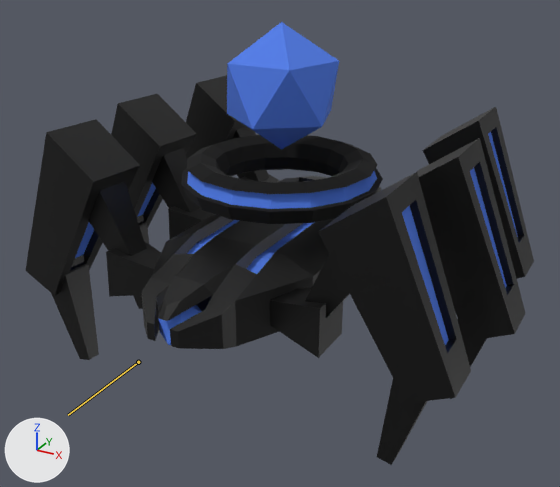
An edit to the FBX model src/assets/robot.fbx, drawn before and after from the same camera.
Before and after are seen from a camera (50 mm lens) standing at (4.4, -8.04, 5.56) and looking at (0.08, -0.18, 1.62). The lights are fixed; the arrows at lower left show +X, +Y and +Z. Both versions are drawn at frame 1 of the action 'Armature.001|_Default'; the numbers are the values there. The bones that change are drawn over the model as lines.
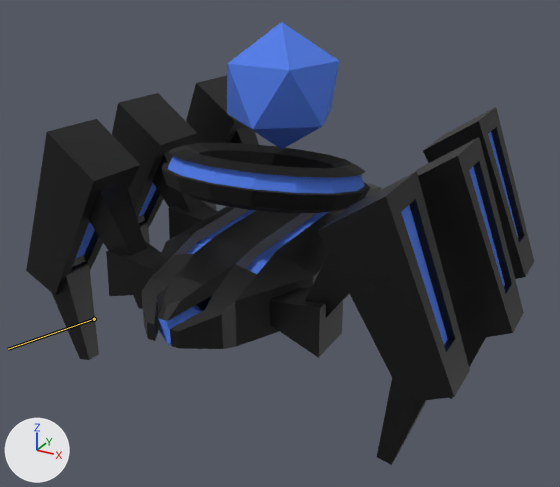
What differs and where, as boxes [x1, y1, x2, y2] in the pictures (560 x 487 px):
'Torus', posed (21% shorter): before [181, 135, 383, 224]; after [162, 143, 370, 213]
bone 'Ring', root to tip: before (138, 362) to (68, 415); after (94, 319) to (8, 349)

Patch to the scene script:
```diff
--- a/src/assets/robot.fbx.py
+++ b/src/assets/robot.fbx.py
@@ bone_ring @@
 bone_ring = bpy.data.objects['Armature.001'].pose.bones['Ring']  # child of 'Base'
-bone_ring.location = (0.0, 0.0, -0.62)
-bone_ring.rotation_quaternion = (1.0, 0.0, 0.0, 0.0)  # degrees (0, 0, 0)
+bone_ring.location = (0.0, 0.55, 0.13)
+bone_ring.rotation_quaternion = (0.994, 0.105, 0.0, 0.0)  # degrees (12, 0, 0)
```
